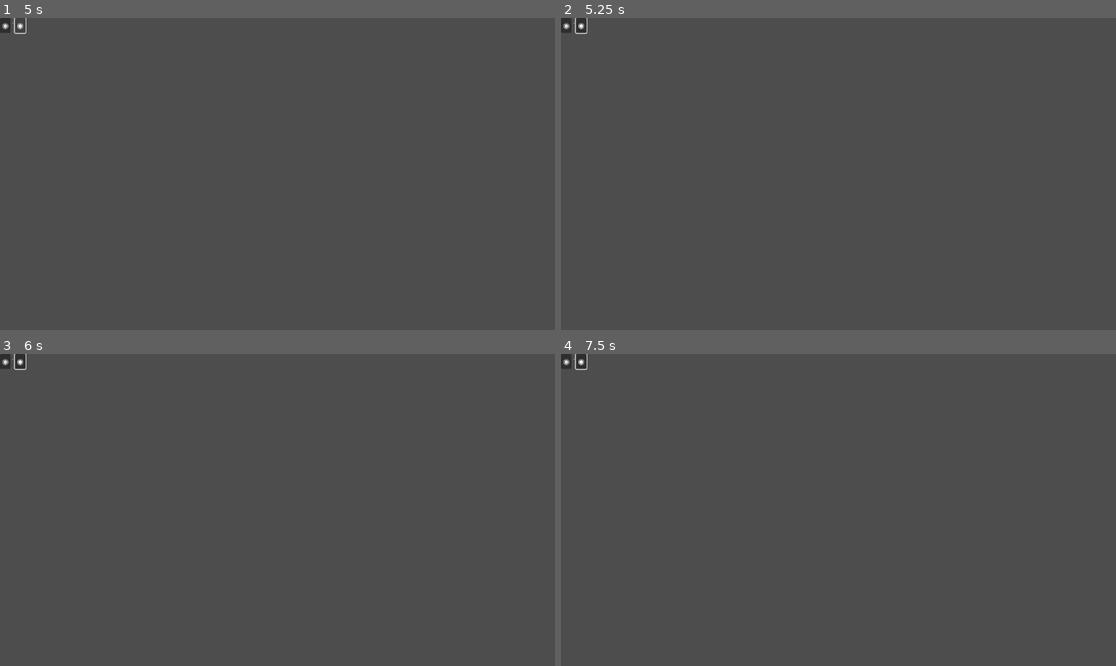
Above: before the commit, frames 1-4 (two rows, left to right).
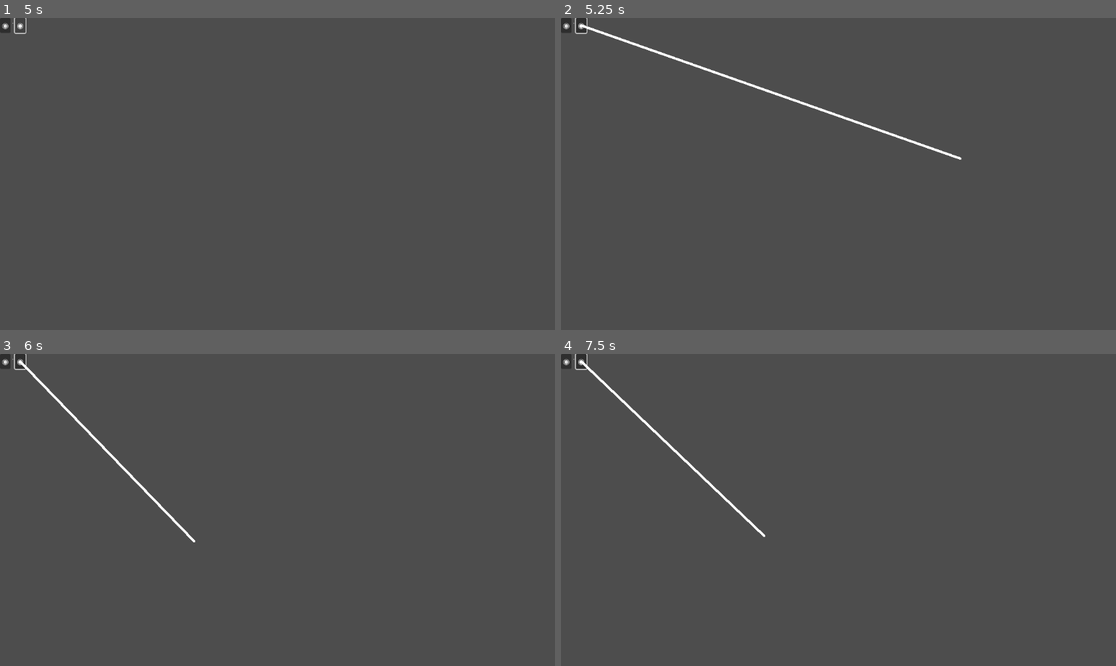
Above: after the commit, the same moments.

Repository: The64thGamer/Give-LIFE
Game: Godot game, scene res://Scenes/Nodes/Node Row.tscn
Two runs of this game, one before a commit and one after it. Both use one fixed random seed, a clock stepped at 60 frames per second and the inputs below. This scene is started directly instead of the project's main scene.
Inputs (mouse positions are in pixels of both pictures, inside the frame that each line leads up to):
- Up to frame 1 (5 s): click "◉" at 0.5 s; click "◉" at 1.25 s; click "◉" at 2 s; click "◉" at 2.75 s; click "◉" at 3.5 s; click "◉" at 4.25 s
- Up to frame 2 (5.25 s): tap Enter at 5 s; move the mouse to (960, 158) at 5.02 s; click (960, 158) at 5.17 s
- Up to frame 3 (6 s): tap Space at 5.75 s; drag from (166, 525) to (249, 572) at 5.77 s
- Up to frame 4 (7.5 s): move the mouse to (894, 441) at 6.52 s; click (894, 441) at 6.67 s; tap Enter at 7.25 s; drag from (810, 572) to (672, 463) at 7.27 s

Frame 1 is identical in both runs. In frame 2, 0.6% of the frame differs, in the area x 3-73%, y 2-46%; in frame 3, 0.4%; in frame 4, 0.4%.

Commit message:
node connecting works

Diff:
--- a/Scenes/Nodes/Node Row.tscn
+++ b/Scenes/Nodes/Node Row.tscn
@@ -4,12 +4,11 @@
 
 [node name="Node Row" type="HBoxContainer"]
 
-[node name="Input" type="Button" parent="."]
+[node name="Input" type="Button" parent="." groups=["Outputs"]]
 layout_mode = 2
 mouse_default_cursor_shape = 2
 text = "◉"
 script = ExtResource("1_fygh4")
-isOutput = true
 
 [node name="Label" type="Label" parent="."]
 layout_mode = 2
@@ -18,12 +17,12 @@
 text = "Testtesttesttesttest"
 clip_text = true
 
-[node name="Output" type="Button" parent="."]
+[node name="Output" type="Button" parent="." groups=["Outputs"]]
 layout_mode = 2
 mouse_default_cursor_shape = 2
 text = "◉"
 script = ExtResource("1_fygh4")
-isOutput = true
 
-[connection signal="pressed" from="Input" to="Input" method="_start_drag"]
-[connection signal="pressed" from="Output" to="Output" method="_start_drag"]
+[connection signal="mouse_entered" from="Input" to="Input" method="mouse_enter"]
+[connection signal="mouse_exited" from="Input" to="Input" method="mouse_exit"]
+[connection signal="button_down" from="Output" to="Output" method="_start_drag"]
--- a/Scripts/GL_Node.gd
+++ b/Scripts/GL_Node.gd
@@ -33,8 +33,12 @@
 			var nodeRow = load("res://Scenes/Nodes/Node Row.tscn").instantiate()
 			holder.add_child(nodeRow)
 			(nodeRow.get_node("Label") as Label).text = str(key)
-			(nodeRow.get_node("Input") as GL_Node_Point).valueName = str(key)
-			(nodeRow.get_node("Output") as GL_Node_Point).valueName = str(key)
+			var input = nodeRow.get_node("Input") as GL_Node_Point
+			var output = nodeRow.get_node("Output") as GL_Node_Point
+			input.valueName = str(key)
+			input.mainNode = self
+			output.valueName = str(key)
+			output.mainNode = self
 			_set_inout_type(nodeRow.get_node("Input") as Button,rows[key]["input"])
 			_set_inout_type(nodeRow.get_node("Output") as Button,rows[key]["output"])
 
@@ -56,7 +60,7 @@
 	(get_node("Holder").get_node("Title") as Label).text = name
 
 func _create_row(name:String,input,output):
-	rows[name] = {"input": input, "output": output}
+	rows[name] = {"input": input, "output": output, "connections": []}
 	_update_visuals()
 
 func _recieve_input(inputName:String,value):
@@ -74,6 +78,34 @@
 		if target and input_name:
 			target._recieve_input(input_name, value)
 
+func _create_connection(target:GL_Node,input_name:String,output_name:String):
+	if not rows.has(output_name):
+		return
+
+	var item = target.rows.get(input_name, null)
+	if item == null:
+		return
+
+	if typeof(rows[output_name].get("output", null)) != typeof(target.rows[input_name].get("input",null)):
+		print("Type mismatch: cannot connect " + output_name + " to " + target.name)
+		return
+
+	var thenew = {
+		"target": target,
+		"input_name": input_name
+	}
+
+	var connections = rows[output_name].get("connections",[])
+
+	for connection in connections:
+		if connection.target == thenew.target and connection.input_name == thenew.input_name:
+			print("Connection already exists: " + output_name + " to " + target.name)
+			return
+
+	connections.append(thenew)
+	rows[output_name]["connections"] = connections
+
+
 func mouse_enter():
 	canDrag = true
 func mouse_exit():
--- a/Scripts/GL_Node_Point.gd
+++ b/Scripts/GL_Node_Point.gd
@@ -2,40 +2,56 @@
 class_name GL_Node_Point
 
 var mainNode : GL_Node
-@export var isOutput:bool
-
 var valueName:String
 var dragging:bool
-
 var previewLine:Line2D = null
-
-func _ready():
-	set_process(true)
+var mouseInside:bool
+var lastToDrag:bool
 
 func _process(delta):
 	if dragging:
 		if previewLine == null:
 			previewLine = Line2D.new()
-			previewLine.width = 10
+			previewLine.position = Vector2.ZERO
+			add_child(previewLine)
+			previewLine.width = 5
 			previewLine.default_color = Color.WHITE
 			previewLine.add_point(Vector2.ZERO)
 			previewLine.add_point(Vector2.ZERO)
-		previewLine.points[0] = position
-		previewLine.points[1] = get_viewport().get_mouse_position()
+			previewLine.points[0] = Vector2(size.x / 2, size.y / 2)
+			previewLine.begin_cap_mode = Line2D.LINE_CAP_ROUND
+			previewLine.end_cap_mode = Line2D.LINE_CAP_ROUND
+		previewLine.points[1] = get_viewport().get_mouse_position() - previewLine.global_position
+
 
 func _input(event):
 	if event is InputEventMouseButton and event.button_index == MOUSE_BUTTON_LEFT:
 		if !event.pressed:
 			_finish_drag()
+		if event.pressed && !dragging:
+			lastToDrag = false
 
 func _start_drag():
-	if (not isOutput):
-		return
+	dragging = true
+	lastToDrag = true
 
-	dragging = true
+func mouse_enter():
+	mouseInside = true
+
+func mouse_exit():
+	mouseInside = false
 
 func _finish_drag():
-	if not dragging:
+	if dragging:
+		previewLine.queue_free()
+		dragging = false
+	elif mouseInside:
+		print("YESSS")
+		for node in get_tree().get_nodes_in_group("Outputs"):
+			if node is GL_Node_Point:
+				node._node_connect(mainNode,valueName)
+
+func _node_connect(node:GL_Node,inputValue:String):
+	if not lastToDrag:
 		return
-
-	dragging = false
+	mainNode._create_connection(node,inputValue,valueName)
